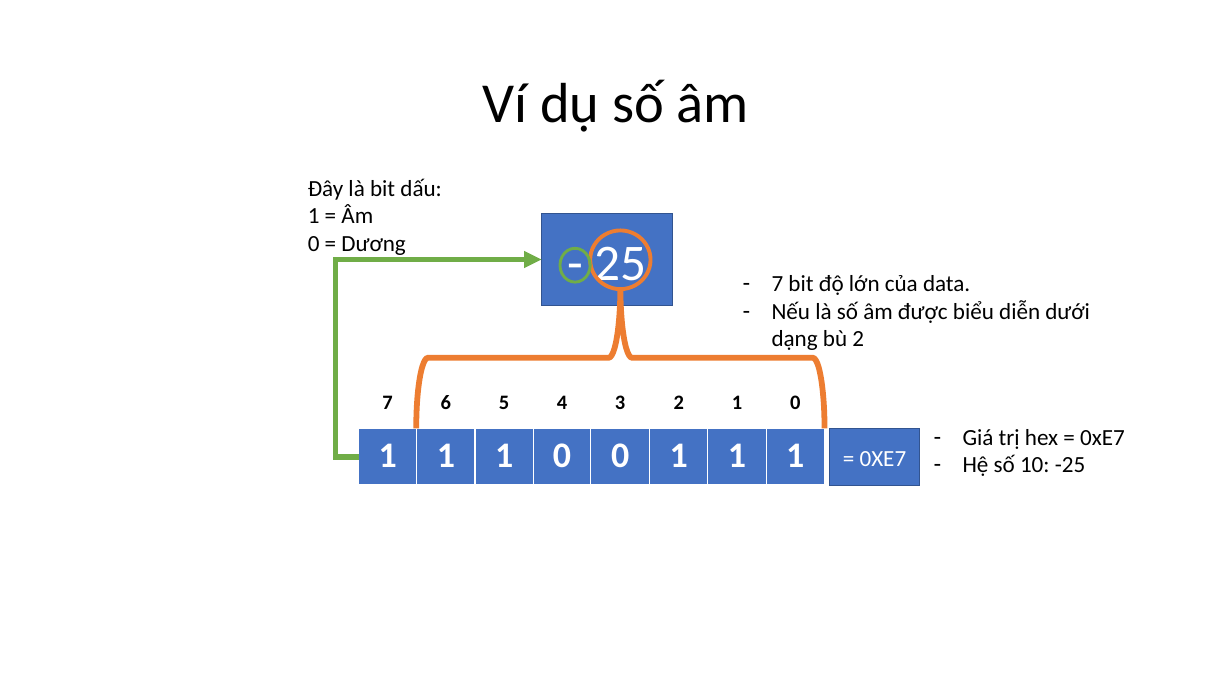
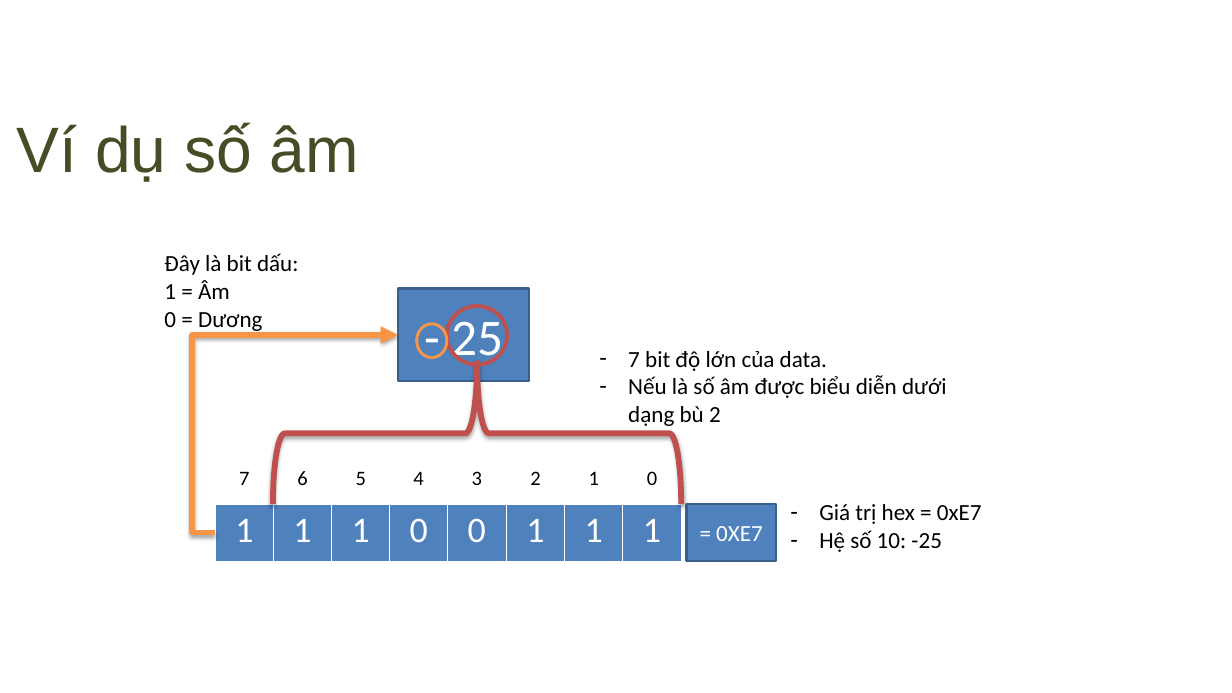
Before and after one commit to daydien12/Trainning_C, a slide deck: slide 31 of Day_1/Buổi 1.pptx (slide 30 before the commit). Drawn at 1232x693 pixels with LibreOffice and Linux fonts; fonts in the diff are those of the drawing; background and template pictures are left out. Boxes give left, top, right and bottom in pixels: in the first picture for what was removed or moved away, otherwise in the second. Text is boxed around its words. In the diff, an @@ line names an element or a change of style, - is before the commit and + after.

```diff
--- a/Day_1/Buổi 1.pptx
+++ b/Day_1/Buổi 1.pptx
@@ title "Ví dụ số âm": place and size @@
-title "Ví dụ số âm" at [483,79,749,132]
+title "Ví dụ số âm" at [17,122,359,182]
@@ title "Ví dụ số âm" at [17,122,359,182]: size 44 to 50 pt, font Calibri to Arial, text colour #000000 to #444D25; alignment centre to left; indent changed; line spacing 0.9 to 1; more space between paragraphs; vertical alignment middle to top @@
@@ ellipse removed at [591,230,651,288] @@
@@ 3 texts, 2 rectangles, 2 tables: place and size @@
-3 texts, 2 rectangles, 2 tables at [308,178,1125,486]
+3 texts, 2 rectangles, 2 tables at [164,253,982,561]
@@ elbow arrow removed from (359, 457) to (542, 260) @@
@@ ellipse removed at [560,249,591,283] @@
@@ rectangle "- 25" at [398,289,530,382]: fill #4472C4 to #4F81BD; outline #325491 1 pt to #3A5F8C 2 pt @@
@@ left brace removed at [416,287,825,428] @@
@@ ellipse added at [417,323,447,358], outline #F79646 2.25 pt @@
@@ ellipse added at [447,306,507,364], outline #C0504D 3 pt @@
@@ elbow arrow added from (215, 532) to (398, 335), #F79646 4.5 pt @@
@@ left brace added at [273,363,682,504], outline #C0504D 4.5 pt @@
@@ table at [215,461,681,546] @@
@@ bold off @@
@@ table at [215,504,681,561] @@
@@ fill #4472C4 to #4F81BD in row 1 @@
@@ bold off @@
@@ rectangle "= 0XE7" at [687,504,776,561]: fill #4472C4 to #4F81BD; outline #325491 1 pt to #3A5F8C 2 pt @@
```
Also in this commit, not shown: 32 other slides changed, 6 slides added, 4 slides removed, 19 other files.
